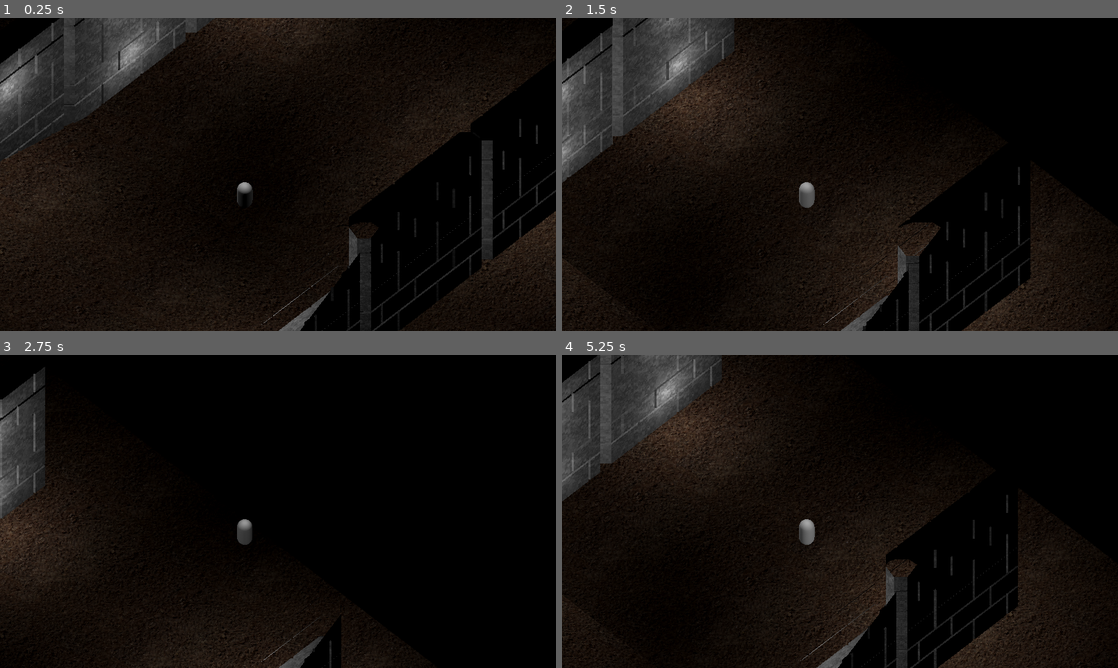
Above: before the commit, frames 1-4 (two rows, left to right).
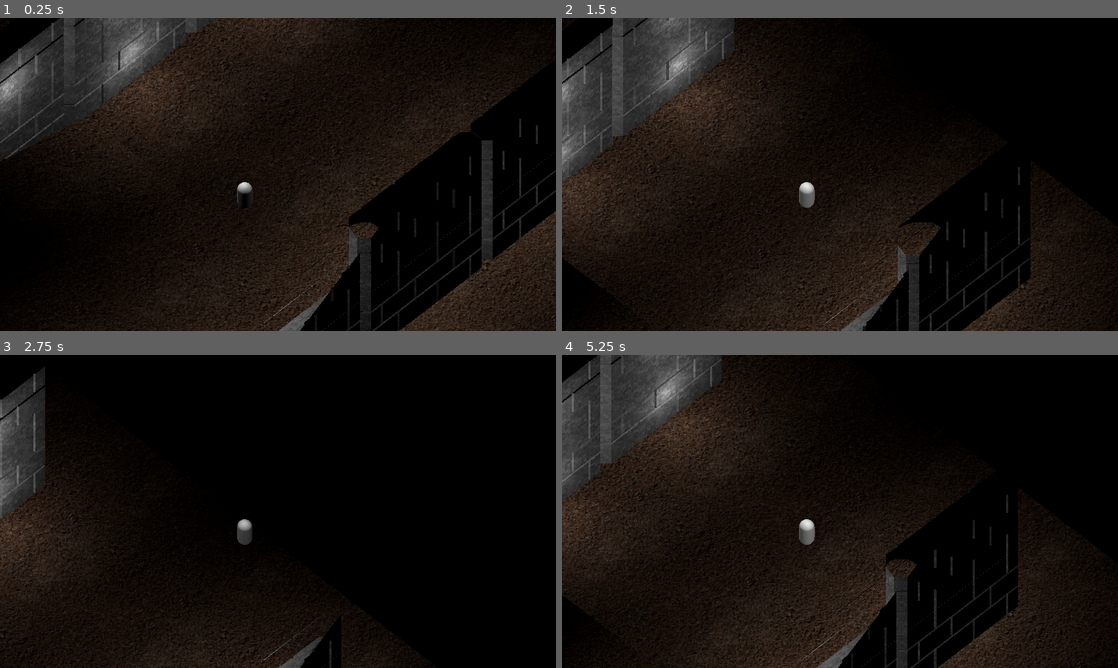
Above: after the commit, the same moments.

Repository: Degenerate-Games/shadows-below
Game: Godot game, scene res://scenes/levels/3d_test_level.tscn
Same seed, same stepped clock (60 frames per second), same inputs: the game is played once before the commit and once after it. This scene is started directly instead of the project's main scene. Sound files missing from this copy of the repository are replaced by a short silence.
Inputs (mouse positions are in pixels of both pictures, inside the frame that each line leads up to):
- Up to frame 1 (0.25 s): no input
- Up to frame 2 (1.5 s): tap Enter at 0.5 s; move the mouse to (962, 158) at 0.52 s; hold D (move_right) 0.53-1.25 s; tap B (bake) at 0.6 s; click (962, 158) at 0.67 s; drag from (728, 190) to (812, 237) at 1.27 s
- Up to frame 3 (2.75 s): tap Space at 2 s; move the mouse to (333, 442) at 2.02 s; hold D (move_right) from 2.03 s (still down); tap K (mixing_ui_clear) at 2.1 s
- Up to frame 4 (5.25 s): release D (move_right) at 2.75 s; drag from (812, 574) to (673, 464) at 2.77 s; tap Enter at 3.5 s; move the mouse to (1006, 558) at 3.52 s; hold A (move_left) 3.53-4.25 s; tap J (mixing_ui_red) at 3.6 s; drag from (673, 464) to (756, 433) at 4.27 s; tap Space at 5 s; move the mouse to (867, 511) at 5.02 s; hold S (move_down) from 5.03 s (still down); tap I (mixing_ui_blue) at 5.1 s; click (867, 511) at 5.17 s

The runs differ from the first frame. In frame 1, 9.2% of the frame differs, in the area x 0-94%, y 9-100%; in frame 2, 3.2%; in frame 3, less than 0.1%; in frame 4, 3.0%.
Error after the commit: Invalid access to property or key 'light_energy' on a base object of type 'null instance'. (res://scripts/player_3d.gd:43)

Commit message:
Switch to spotlight for aura and improve collision area

Diff:
--- a/scenes/player_3d.tscn
+++ b/scenes/player_3d.tscn
@@ -13,6 +13,14 @@
 height = 1.0
 radius = 3.304
 
+[sub_resource type="CylinderShape3D" id="CylinderShape3D_u846t"]
+height = 1.0
+radius = 2.25185
+
+[sub_resource type="CylinderShape3D" id="CylinderShape3D_grmxm"]
+height = 1.0
+radius = 1.00202
+
 [sub_resource type="CapsuleMesh" id="CapsuleMesh_sgx52"]
 
 [node name="Player3D" type="CharacterBody3D" groups=["player"]]
@@ -22,9 +30,11 @@
 script = ExtResource("1_jr35w")
 metadata/_edit_group_ = true
 
-[node name="OmniLight3D" type="OmniLight3D" parent="."]
-transform = Transform3D(1, 0, 0, 0, 1, 0, 0, 0, 1, 0, 3, 0)
-omni_range = 3.0
+[node name="SpotLight3D" type="SpotLight3D" parent="."]
+transform = Transform3D(1, 0, 0, 0, -4.37114e-08, 1, 0, -1, -4.37114e-08, 0, 3, 0)
+shadow_enabled = true
+spot_range = 4.52994
+spot_angle = 48.8562
 
 [node name="CollisionShape3D" type="CollisionShape3D" parent="."]
 transform = Transform3D(1, 0, 0, 0, 1, 0, 0, 0, 1, 0, 1, 0)
@@ -42,6 +52,14 @@
 [node name="CollisionShape3D" type="CollisionShape3D" parent="AuraArea"]
 transform = Transform3D(1, 0, 0, 0, 1, 0, 0, 0, 1, 0, 0.5, 0)
 shape = SubResource("CylinderShape3D_ynd7n")
+
+[node name="CollisionShape3D2" type="CollisionShape3D" parent="AuraArea"]
+transform = Transform3D(1, 0, 0, 0, 1, 0, 0, 0, 1, 0, 1.52357, 0)
+shape = SubResource("CylinderShape3D_u846t")
+
+[node name="CollisionShape3D3" type="CollisionShape3D" parent="AuraArea"]
+transform = Transform3D(1, 0, 0, 0, 1, 0, 0, 0, 1, 0, 2.52559, 0)
+shape = SubResource("CylinderShape3D_grmxm")
 
 [node name="AuraPulseTimer" type="Timer" parent="."]
 
Not shown: 1 places in scenes/levels/tutorialLevel.tscn that only renumber resources
Not shown: 1 places in scenes/player_3d.tscn that only renumber resources
